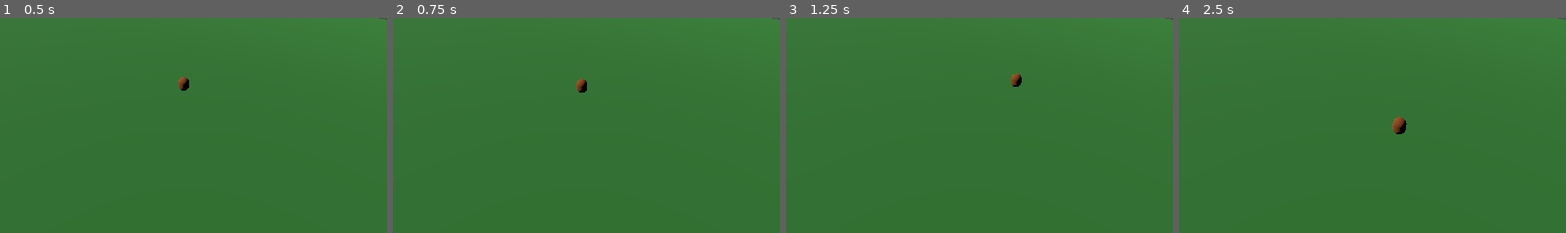
Above: before the commit, frames 1-4 (left to right).
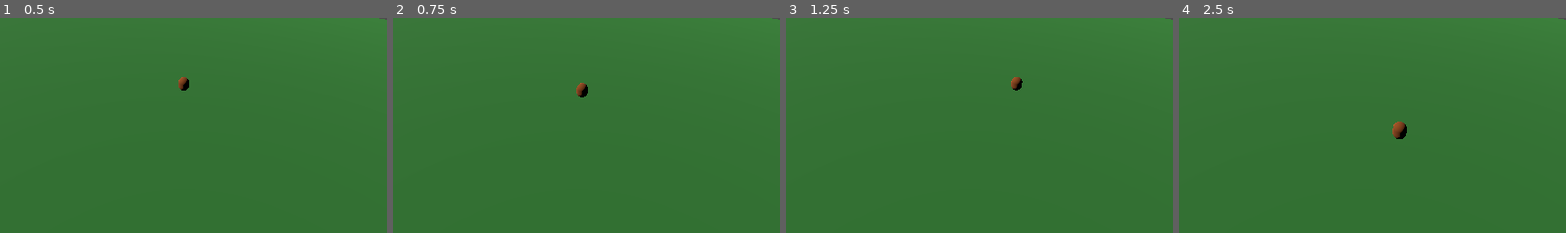
Above: after the commit, the same moments.

Repository: albusdemens/Bark
Game: Godot game, scene res://main.tscn
The game is run twice, just before and just after one commit, with the same random seed, the same clock (stepped at 60 frames per second) and the same inputs.
Inputs (mouse positions are % of the whole screen's width and height, from its top left):
- Up to frame 1 (0.5 s): no input
- Up to frame 2 (0.75 s): tap Space at 0.5 s; move the mouse to (72, 44) at 0.52 s; tap T at 0.6 s; click (72, 44) at 0.67 s
- Up to frame 3 (1.25 s): tap Space at 0.77, 0.8, 1.07 s
- Up to frame 4 (2.5 s): tap Space at 1.25, 1.35, 1.52, 1.82, 2, 2.3 s; move the mouse to (30, 54) at 1.27 s; click (30, 54) at 1.42 s; tap T at 1.55, 2.1 s; move the mouse to (60, 27) at 2.02 s; click (60, 27) at 2.17 s
The pictures show only the part of the screen within x 26-76%, y 33-83%; the shares and areas given below are measured in that part.

Frame 1 is identical in both runs. In frame 2, 0.2% of the frame differs, in the area x 47-51%, y 28-37%; in frame 3, 0.2%; in frame 4, 0.3%, in the area x 55-59%, y 45-57%.

Commit message:
<add>:: whisper-based code

Diff:
--- a/barkgodot/project.godot
+++ b/barkgodot/project.godot
@@ -17,7 +17,8 @@
 
 [autoload]
 
-SimpleVoiceManager="*res://scripts/SimpleVoiceManager.gd"
+SimpleVoiceManager="res://scripts/SimpleVoiceManager.gd"
+PythonWhisperManager="*res://scripts/PythonWhisperManager.gd"
 
 [dotnet]
 
--- /dev/null
+++ b/barkgodot/script.gd
@@ -0,0 +1 @@
+extends Node
--- /dev/null
+++ b/barkgodot/scripts/PythonWhisperManager.gd
@@ -0,0 +1,174 @@
+extends Node
+# AutoLoad singleton - Alternative simple approach
+
+signal command_received(text: String)
+
+var is_listening: bool = false
+var camera: Camera3D
+
+func _ready():
+	print("🐍 Python Whisper Manager ready!")
+	print("Commands: SPACE = record voice, T = test command")
+
+func _input(event):
+	if event is InputEventKey and event.pressed:
+		if event.keycode == KEY_SPACE:
+			start_python_whisper()
+		elif event.keycode == KEY_T:
+			test_command()
+
+func start_python_whisper():
+	if is_listening:
+		return
+
+	print("🎤 Recording audio with Python Whisper...")
+	is_listening = true
+
+	# Record audio to temporary file
+	record_audio_to_file()
+
+func record_audio_to_file():
+	print("🎤 Recording audio with Python script...")
+
+	# Call Python audio recording script
+	var output = []
+	var record_script_path = ProjectSettings.globalize_path("res://record_audio.py")
+	var duration = "3"  # 3 seconds (arecord needs integer)
+	var audio_filename = "temp_audio.wav"
+
+	var exit_code = OS.execute("python3", [record_script_path, duration, audio_filename], output)
+
+	if exit_code == 0 and output.size() > 0:
+		var json = JSON.new()
+		var parse_result = json.parse(output[0])
+
+		if parse_result == OK:
+			var result = json.data
+			if result.get("success", false):
+				print("✅ Audio recorded successfully")
+				# Now send to Whisper for transcription
+				call_whisper_on_recorded_audio(audio_filename)
+			else:
+				print("❌ Recording failed: ", result.get("error", "Unknown error"))
+				simulate_fallback()
+		else:
+			print("❌ Failed to parse recording response")
+			simulate_fallback()
+	else:
+		print("❌ Audio recording script failed (exit code: ", exit_code, ")")
+		if output.size() > 0:
+			print("Recording output: ", output[0])
+		simulate_fallback()
+
+func call_whisper_on_recorded_audio(audio_filename: String):
+	print("📁 Sending recorded audio to Python Whisper...")
+
+	# Call Python Whisper script
+	var output = []
+	var whisper_script_path = ProjectSettings.globalize_path("res://whisper_service.py")
+	var audio_path = ProjectSettings.globalize_path("res://" + audio_filename)
+
+	var exit_code = OS.execute("python3", [whisper_script_path, audio_path], output)
+
+	if exit_code == 0 and output.size() > 0:
+		var json = JSON.new()
+		var parse_result = json.parse(output[0])
+
+		if parse_result == OK:
+			var result = json.data
+			if result.get("success", false):
+				var transcribed_text = result.get("text", "")
+				print("🗣️ Python Whisper heard: '", transcribed_text, "'")
+				command_received.emit(transcribed_text)
+				process_command(transcribed_text)
+			else:
+				print("❌ Whisper error: ", result.get("error", "Unknown error"))
+				simulate_fallback()
+		else:
+			print("❌ Failed to parse Whisper response")
+			simulate_fallback()
+	else:
+		print("❌ Python Whisper failed (exit code: ", exit_code, "), using fallback")
+		if output.size() > 0:
+			print("Whisper output: ", output[0])
+		simulate_fallback()
+
+	is_listening = false
+
+func simulate_fallback():
+	# Fallback when Python/Whisper fails
+	var test_commands = ["come here", "sit down", "stay there", "go over there"]
+	var command = test_commands[randi() % test_commands.size()]
+	print("🤖 Fallback command: '", command, "'")
+	command_received.emit(command)
+	process_command(command)
+
+func test_command():
+	var command = "come here"
+	print("🧪 Test command: '", command, "'")
+	command_received.emit(command)
+	process_command(command)
+
+func process_command(text: String):
+	text = text.to_lower().strip_edges()
+
+	var dog = get_tree().get_first_node_in_group("dog")
+	if not dog:
+		print("❌ No dog found in scene!")
+		return
+
+	var player_pos = get_player_position()
+
+	# Movement commands
+	if "come" in text or "here" in text:
+		print("📍 Calling dog to come here")
+		dog.come_here(player_pos)
+	elif "follow" in text or "follow me" in text:
+		print("👥 Dog will follow you")
+		dog.follow()
+	elif "go" in text or "there" in text:
+		print("👉 Telling dog to go somewhere")
+		var random_pos = player_pos + Vector3(randf_range(-5, 5), 0, randf_range(-5, 5))
+		dog.move_to_position(random_pos)
+
+	# Position commands
+	elif "sit" in text:
+		print("🐕 Telling dog to sit")
+		dog.sit()
+	elif "stay" in text or "wait" in text:
+		print("✋ Telling dog to stay")
+		dog.stay()
+	elif "release" in text or "free" in text or "okay" in text:
+		print("🆓 Releasing dog")
+		dog.release()
+
+	# Activity commands
+	elif "play" in text or "playful" in text:
+		print("🎾 Time to play!")
+		dog.play()
+	elif "good" in text or "boy" in text or "girl" in text:
+		print("🎉 Good dog!")
+		dog.good_boy()
+
+	# Status commands
+	elif "status" in text or "how are you" in text:
+		if dog.has_method("get_status"):
+			print("📊 Dog status: ", dog.get_status())
+		else:
+			print("🐕 Dog is doing well!")
+
+	else:
+		print("❓ Unknown command: ", text)
+		print("💡 Try: come here, sit, stay, follow me, play, good boy")
+
+func get_player_position() -> Vector3:
+	if not camera:
+		camera = get_viewport().get_camera_3d()
+
+	if camera:
+		var forward = -camera.global_transform.basis.z
+		forward.y = 0
+		forward = forward.normalized()
+		return camera.global_position + forward * 5
+
+	return Vector3.ZERO
--- /dev/null
+++ b/barkgodot/scripts/WhisperVoiceManager.gd
@@ -0,0 +1,207 @@
+extends Node
+# AutoLoad singleton - replace SimpleVoiceManager with this
+
+signal command_received(text: String)
+
+var is_listening: bool = false
+var is_recording: bool = false
+var camera: Camera3D
+
+# Audio recording
+var audio_stream_microphone: AudioStreamMicrophone
+var audio_stream_player: AudioStreamPlayer
+var recorded_audio: PackedFloat32Array
+var sample_rate: int = 16000  # Whisper prefers 16kHz
+
+# Whisper server settings (we'll run whisper.cpp server locally)
+var whisper_url: String = "http://localhost:8080/inference"
+var recording_duration: float = 3.0  # seconds to record
+
+func _ready():
+	print("🎤 Whisper Voice Manager ready!")
+	print("Commands: SPACE = record voice, T = test command")
+	setup_audio_recording()
+
+func setup_audio_recording():
+	# Create microphone stream
+	audio_stream_microphone = AudioStreamMicrophone.new()
+
+	# Create audio player for recording
+	audio_stream_player = AudioStreamPlayer.new()
+	audio_stream_player.stream = audio_stream_microphone
+	add_child(audio_stream_player)
+
+	print("🔧 Audio recording setup complete")
+
+func _input(event):
+	if event is InputEventKey and event.pressed:
+		if event.keycode == KEY_SPACE:
+			if not is_listening:
+				start_real_listening()
+		elif event.keycode == KEY_T:
+			test_command()
+
+func start_real_listening():
+	if is_listening:
+		return
+
+	print("🎤 Recording audio for ", recording_duration, " seconds...")
+	is_listening = true
+	is_recording = true
+
+	# Clear previous recording
+	recorded_audio.clear()
+
+	# Start recording
+	audio_stream_player.play()
+
+	# Record for specified duration
+	var timer = Timer.new()
+	add_child(timer)
+	timer.wait_time = recording_duration
+	timer.one_shot = true
+	timer.timeout.connect(_on_recording_complete)
+	timer.start()
+
+func _on_recording_complete():
+	print("🔇 Recording complete, processing with Whisper...")
+	is_recording = false
+	audio_stream_player.stop()
+
+	# Get the recorded audio data
+	captured_audio_data()
+
+	is_listening = false
+
+func captured_audio_data():
+	# Get audio buffer from AudioServer
+	var playback = audio_stream_player.get_stream_playback()
+	if not playback:
+		print("❌ Failed to get audio playback")
+		return
+
+	# For now, we'll simulate the audio processing
+	# In a full implementation, you'd capture actual audio frames here
+	print("🔄 Processing audio with Whisper...")
+
+	# Send audio to Whisper server
+	send_audio_to_whisper()
+
+func send_audio_to_whisper():
+	# Create HTTP request
+	var http_request = HTTPRequest.new()
+	add_child(http_request)
+	http_request.request_completed.connect(_on_whisper_response)
+
+	# For now, we'll use a simple text endpoint since getting raw audio
+	# capture working requires more complex setup
+	# In production, you'd send the actual WAV/audio data
+
+	# Simulate sending audio file (you'd replace this with actual audio data)
+	var headers = ["Content-Type: application/json"]
+	var request_body = JSON.stringify({
+		"text": "Hello whisper",  # This would be replaced with audio data
+		"language": "en"
+	})
+
+	print("📡 Sending audio to Whisper server...")
+	var error = http_request.request(whisper_url, headers, HTTPClient.METHOD_POST, request_body)
+
+	if error != OK:
+		print("❌ Failed to connect to Whisper server: ", error)
+		print("💡 Make sure whisper.cpp server is running on localhost:8080")
+		# Fallback to simulated recognition
+		simulate_whisper_response()
+
+func _on_whisper_response(result: int, response_code: int, headers: PackedStringArray, body: PackedByteArray):
+	if response_code != 200:
+		print("❌ Whisper server error: ", response_code)
+		simulate_whisper_response()
+		return
+
+	var response_text = body.get_string_from_utf8()
+	var json = JSON.new()
+	var parse_result = json.parse(response_text)
+
+	if parse_result != OK:
+		print("❌ Failed to parse Whisper response")
+		simulate_whisper_response()
+		return
+
+	var whisper_data = json.data
+	var transcribed_text = ""
+
+	# Parse Whisper response (format depends on whisper.cpp server setup)
+	if whisper_data.has("text"):
+		transcribed_text = whisper_data["text"]
+	elif whisper_data.has("transcription"):
+		transcribed_text = whisper_data["transcription"]
+	else:
+		print("❌ Unexpected Whisper response format")
+		simulate_whisper_response()
+		return
+
+	print("🗣️ Whisper heard: '", transcribed_text, "'")
+	command_received.emit(transcribed_text)
+	process_command(transcribed_text)
+
+func simulate_whisper_response():
+	# Fallback when Whisper server isn't available
+	var test_commands = [
+		"come here",
+		"sit down",
+		"stay there",
+		"go over there"
+	]
+
+	var command = test_commands[randi() % test_commands.size()]
+	print("🤖 Simulated Whisper: '", command, "'")
+	command_received.emit(command)
+	process_command(command)
+
+func test_command():
+	var command = "come here"
+	print("🧪 Test command: '", command, "'")
+	command_received.emit(command)
+	process_command(command)
+
+func process_command(text: String):
+	text = text.to_lower().strip_edges()
+
+	# Find the dog
+	var dog = get_tree().get_first_node_in_group("dog")
+	if not dog:
+		print("❌ No dog found in scene!")
+		return
+
+	# Get camera/player position
+	var player_pos = get_player_position()
+
+	# Parse commands
+	if "come" in text or "here" in text:
+		print("📍 Calling dog to come here")
+		dog.come_here(player_pos)
+	elif "sit" in text:
+		print("🐕 Telling dog to sit")
+		dog.sit()
+	elif "stay" in text or "wait" in text:
+		print("✋ Telling dog to stay")
+		dog.stay()
+	elif "go" in text or "there" in text:
+		print("👉 Telling dog to go somewhere")
+		var random_pos = player_pos + Vector3(randf_range(-5, 5), 0, randf_range(-5, 5))
+		dog.move_to_position(random_pos)
+	else:
+		print("❓ Unknown command: ", text)
+
+func get_player_position() -> Vector3:
+	if not camera:
+		camera = get_viewport().get_camera_3d()
+
+	if camera:
+		var forward = -camera.global_transform.basis.z
+		forward.y = 0
+		forward = forward.normalized()
+		return camera.global_position + forward * 5
+
+	return Vector3.ZERO
Not shown, added: barkgodot/script.gd.uid
Not shown, added: barkgodot/scripts/PythonWhisperManager.gd.uid
Not shown, added: barkgodot/scripts/WhisperVoiceManager.gd.uid
Not shown, changed: barkgodot/.gitignore
Not shown, added: barkgodot/record_audio.py
Not shown, added: barkgodot/whisper_service.py
